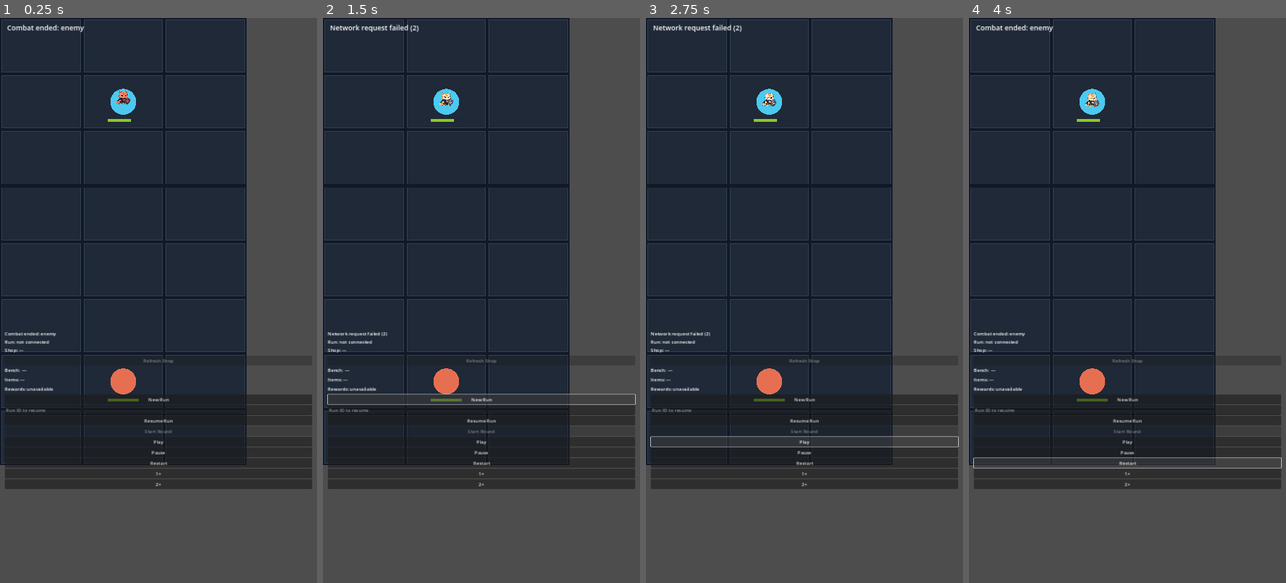
Above: before the commit, frames 1-4 (left to right).
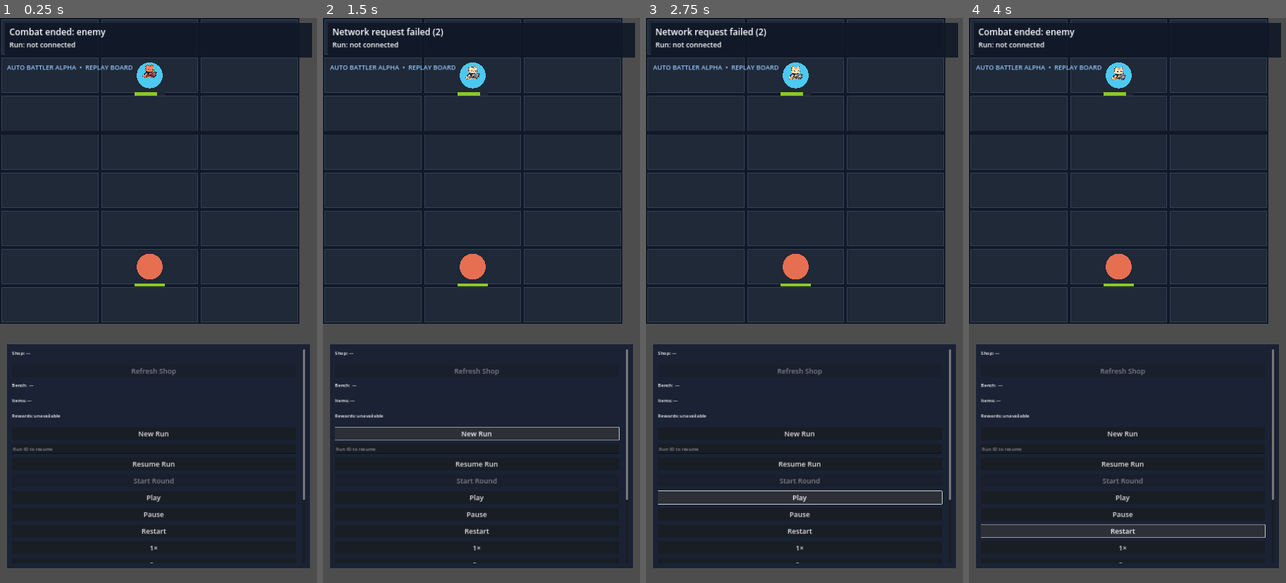
Above: after the commit, the same moments.

Repository: khoahuynh1196-cell/MINICHESS
Game: Godot game, scene res://scenes/main.tscn
Same seed, same stepped clock (60 frames per second), same inputs: the game is played once before the commit and once after it.
Inputs:
- Up to frame 1 (0.25 s): no input
- Up to frame 2 (1.5 s): click "New Run" at 0.5 s; click "New Run" at 1.25 s
- Up to frame 3 (2.75 s): click "Play" at 2 s
- Up to frame 4 (4 s): click "Play" at 2.75 s; click "Restart" at 3.5 s

The runs differ from the first frame. In frame 1, 35% of the frame differs, in the area x 0-99%, y 0-98%; in frame 2, 35%; in frame 3, 35%; in frame 4, 35%.

Commit message:
fix: render mobile game controls inside viewport

Diff:
--- a/client-godot/scripts/battle_controller.gd
+++ b/client-godot/scripts/battle_controller.gd
@@ -8,9 +8,10 @@
 const RunApiClientScript = preload("res://scripts/run_api_client.gd")
 const BOARD_COLUMNS := 3
 const BOARD_ROWS := 8
-const CELL_WIDTH := 280.0
-const CELL_HEIGHT := 190.0
+const CELL_WIDTH := 340.0
+const CELL_HEIGHT := 130.0
 const CONTENT_VERSION := "alpha-0.3.0"
+const MOBILE_CONTROLS_RECT := Rect2(24.0, 1110.0, 1032.0, 760.0)
 
 var unit_views: Dictionary = {}
 var status_text := "Waiting for replay"
@@ -346,16 +347,42 @@
 
 func _create_controls() -> void:
 	var layer := CanvasLayer.new()
-	var controls := VBoxContainer.new()
-	controls.position = Vector2(16.0, 1060.0)
-	controls.size = Vector2(1048.0, 820.0)
-	layer.add_child(controls)
+	var header_background := ColorRect.new()
+	header_background.color = Color("#101827e8")
+	header_background.position = Vector2(16.0, 16.0)
+	header_background.size = Vector2(1048.0, 118.0)
+	header_background.mouse_filter = Control.MOUSE_FILTER_IGNORE
+	layer.add_child(header_background)
+	var header := VBoxContainer.new()
+	header.position = Vector2(32.0, 26.0)
+	header.size = Vector2(1016.0, 96.0)
+	header.add_theme_constant_override("separation", 4)
+	layer.add_child(header)
 
 	status_label = Label.new()
 	status_label.text = status_text
-	controls.add_child(status_label)
+	status_label.add_theme_font_size_override("font_size", 30)
+	header.add_child(status_label)
 	run_label = Label.new()
-	controls.add_child(run_label)
+	run_label.add_theme_font_size_override("font_size", 24)
+	header.add_child(run_label)
+
+	var panel_background := ColorRect.new()
+	panel_background.color = Color("#172033f2")
+	panel_background.position = MOBILE_CONTROLS_RECT.position
+	panel_background.size = MOBILE_CONTROLS_RECT.size
+	panel_background.mouse_filter = Control.MOUSE_FILTER_IGNORE
+	layer.add_child(panel_background)
+	var scroll := ScrollContainer.new()
+	scroll.position = MOBILE_CONTROLS_RECT.position + Vector2(16.0, 16.0)
+	scroll.size = MOBILE_CONTROLS_RECT.size - Vector2(32.0, 32.0)
+	scroll.horizontal_scroll_mode = ScrollContainer.SCROLL_MODE_DISABLED
+	layer.add_child(scroll)
+	var controls := VBoxContainer.new()
+	controls.custom_minimum_size = Vector2(968.0, 1040.0)
+	controls.add_theme_constant_override("separation", 14)
+	scroll.add_child(controls)
+
 	shop_label = Label.new()
 	shop_label.autowrap_mode = TextServer.AUTOWRAP_WORD_SMART
 	controls.add_child(shop_label)
@@ -399,8 +426,12 @@
 func _button(label: String, action: Callable) -> Button:
 	var button := Button.new()
 	button.text = label
+	button.add_theme_font_size_override("font_size", 24)
 	button.pressed.connect(action)
 	return button
+
+func mobile_controls_rect() -> Rect2:
+	return MOBILE_CONTROLS_RECT
 
 func _refresh_run_ui() -> void:
 	if run_label == null:
@@ -556,4 +587,4 @@
 			var cell := Rect2(column * CELL_WIDTH, row * CELL_HEIGHT, CELL_WIDTH, CELL_HEIGHT)
 			draw_rect(cell.grow(-6.0), Color("#1f2937"), true)
 			draw_rect(cell.grow(-6.0), Color("#334155"), false, 2.0)
-	draw_string(ThemeDB.fallback_font, Vector2(24.0, 42.0), status_text, HORIZONTAL_ALIGNMENT_LEFT, -1, 24, Color.WHITE)
+	draw_string(ThemeDB.fallback_font, Vector2(24.0, 176.0), "AUTO BATTLER ALPHA  •  REPLAY BOARD", HORIZONTAL_ALIGNMENT_LEFT, -1, 22, Color("#93c5fd"))
--- a/client-godot/scripts/unit_view.gd
+++ b/client-godot/scripts/unit_view.gd
@@ -1,7 +1,7 @@
 extends Node2D
 
-const CELL_WIDTH := 280.0
-const CELL_HEIGHT := 190.0
+const CELL_WIDTH := 340.0
+const CELL_HEIGHT := 130.0
 const HERO_PORTRAITS := {
 	"H01": preload("res://assets/sprites/h01-cotton-shield-cat-chibi-v2.png"),
 	"H02": preload("res://assets/sprites/h02-ember-duelist-cat-chibi-v2.png"),
--- a/client-godot/test/main_scene_smoke_test.gd
+++ b/client-godot/test/main_scene_smoke_test.gd
@@ -6,6 +6,11 @@
 
 func _init() -> void:
 	var main_scene = load("res://scenes/main.tscn").instantiate()
+	var controls_rect: Rect2 = main_scene.mobile_controls_rect()
+	if not _expect(controls_rect.position.y >= 0.0 and controls_rect.end.y <= 1920.0, "mobile controls must remain inside the portrait viewport"):
+		main_scene.free()
+		_finish()
+		return
 	if not main_scene.has_method("load_replay") or not main_scene.has_method("advance_replay"):
 		main_scene.free()
 		_fail("Main scene must expose normal replay controls")
Not shown, changed: docs/superpowers/plans/2026-08-03-mobile-game-ui-layout.md
